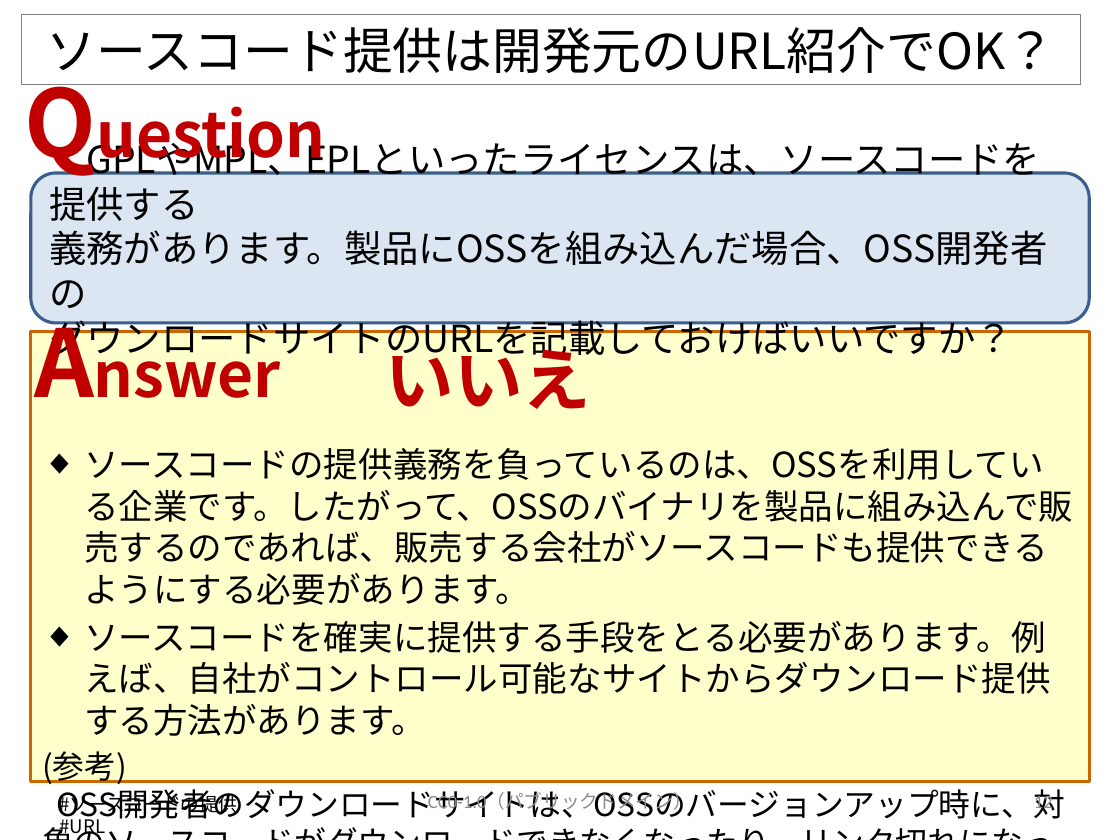
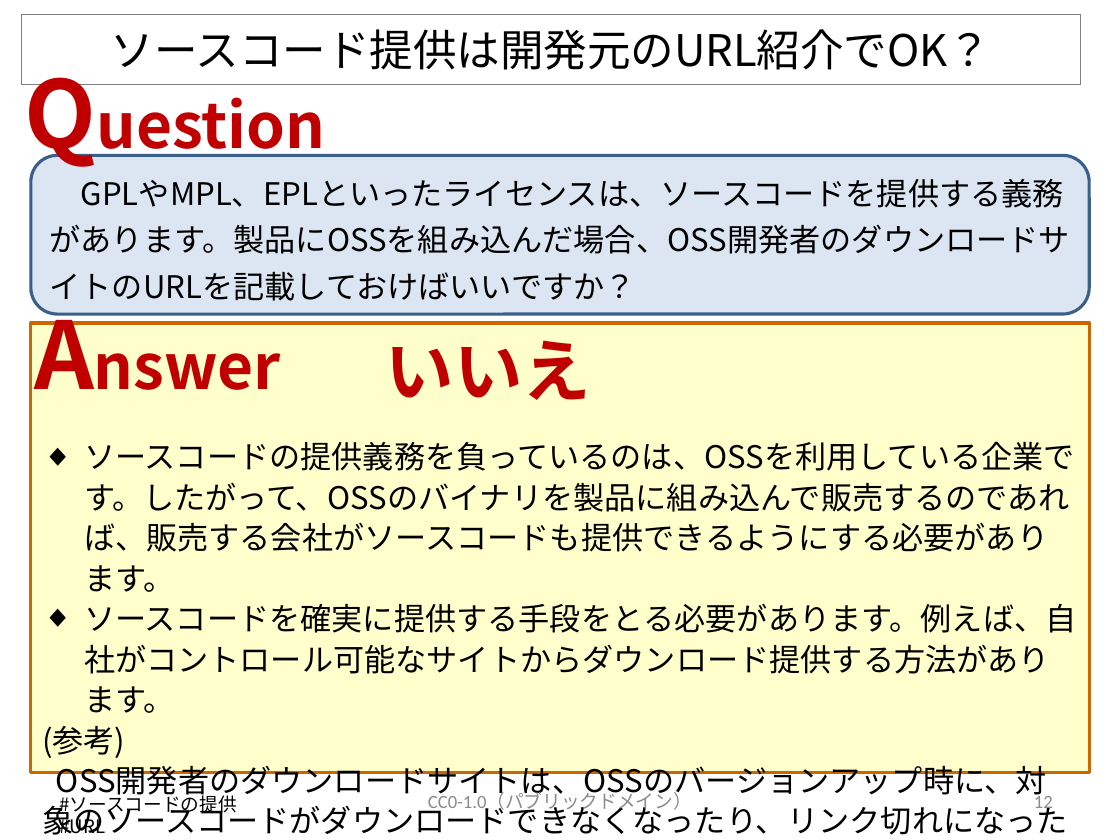
Before and after one commit to OpenChain-Project/OpenChain-JWG, a slide deck: slide 12 of Education_Material/FAQ/OSSライセンス関連でよくある誤解_CC0.pptx. Drawn at 1120x840 pixels with LibreOffice and Linux fonts; fonts in the diff are those of the drawing. Boxes give left, top, right and bottom in pixels: in the first picture for what was removed or moved away, otherwise in the second. Text is boxed around its words. In the diff, an @@ line names an element or a change of style, - is before the commit and + after.

```diff
--- a/Education_Material/FAQ/OSSライセンス関連でよくある誤解_CC0.pptx
+++ b/Education_Material/FAQ/OSSライセンス関連でよくある誤解_CC0.pptx
@@ title "ソースコード提供は開発元のURL紹介でOK？" at [21,15,1080,85]: size 32 to 28 pt @@
@@ rounded rectangle "GPLやMPL、EPLといったライセンスは、ソースコードを提供する義務があります。製品にOSSを組み込んだ場合、OSS開 ...": place and size @@
-rounded rectangle "GPLやMPL、EPLといったライセンスは、ソースコードを提供する義務があります。製品にOSSを組み込んだ場合、OSS開 ..." at [31,174,1090,324]
+rounded rectangle "GPLやMPL、EPLといったライセンスは、ソースコードを提供する義務があります。製品にOSSを組み込んだ場合、OSS開 ..." at [31,156,1090,315]
@@ text in rounded rectangle at [50,179,1070,254]: text changed; size 24 to 20 pt @@
-GPLやMPL、EPLといったライセンスは、ソースコードを提供する
-義務があります。製品にOSSを組み込んだ場合、OSS開発者の
-ダウンロードサイトのURLを記載しておけばいいですか？
+GPLやMPL、EPLといったライセンスは、ソースコードを提供する義務があります。製品にOSSを組み込んだ場合、OSS開発者のダウンロードサイトのURLを記載しておけばいいですか？
@@ 4 texts, 1 rectangle: place and size @@
-4 texts, 1 rectangle at [13,58,1090,786]
+4 texts, 1 rectangle at [13,49,1090,835]
@@ text "ソースコードの提供義務を負っているのは、OSSを利用している企業です。したがって、OSSのバイナリを製品に組み込んで販売 ..." at [42,441,1076,835]: size 22.2 to 20 pt in "ソースコードの提供義務を負っているのは、OSSを利用している企業です。したがって、OSSのバイナリを製品に組み込んで販売 ...", "ソースコードを確実に提供する手段をとる必要があります。例えば、自社がコントロール可能なサイトからダウンロード提供する方法 ..."; size 20.4 to 20 pt in "(参考) OSS開発者のダウンロードサイトは、OSSのバージョンアップ時に、対象のソースコードがダウンロードできなくなっ ..."; line spacing 1 to 26pt; less space between paragraphs @@
```
Also in this commit, not shown: 37 other slides changed.
